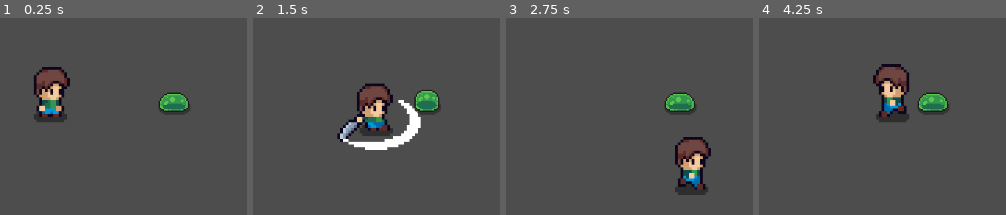
Above: before the commit, frames 1-4 (left to right).
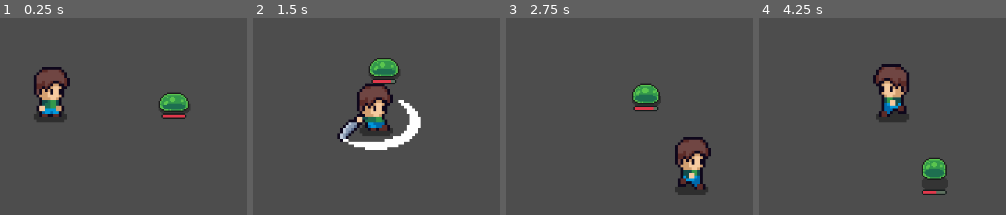
Above: after the commit, the same moments.

Repository: gawlowski-mateusz/Plants-Rescue
Game: Godot game, scene res://scenes/main.tscn
The game is run twice, just before and just after one commit, with the same random seed, the same clock (stepped at 60 frames per second) and the same inputs.
Inputs (mouse positions are in pixels of both pictures, inside the frame that each line leads up to):
- Up to frame 1 (0.25 s): no input
- Up to frame 2 (1.5 s): move the mouse to (outside the picture) at 0.52 s; hold D (right) 0.53-1.28 s; click (outside the picture) at 0.6 s; move the mouse to (outside the picture) at 1.27 s; hold S (down) from 1.28 s (still down); click (outside the picture) at 1.35 s
- Up to frame 3 (2.75 s): move the mouse to (691, 27) at 2.02 s; release S (down) at 2.03 s; hold D (right) from 2.03 s (still down); click (691, 27) at 2.1 s
- Up to frame 4 (4.25 s): move the mouse to (outside the picture) at 2.77 s; release D (right) at 2.78 s; hold W (up) 2.78-3.53 s; click (outside the picture) at 2.85 s; move the mouse to (outside the picture) at 3.52 s; hold A (left) from 3.53 s (still down); click (outside the picture) at 3.6 s

The runs differ from the first frame. In frame 1, 0.2% of the frame differs, in the area x 65-76%, y 48-52%; in frame 2, 2.5%; in frame 3, 2.5%; in frame 4, 2.9%, in the area x 64-77%, y 38-90%.

Commit message:
feat(combat): add slime damage system, enemy health bar, and hit reactions

Diff:
--- /dev/null
+++ b/game/scenes/health_bar.tscn
@@ -0,0 +1,19 @@
+[gd_scene format=3 uid="uid://bt4adovk3nmxy"]
+
+[ext_resource type="Script" uid="uid://o6vcn2v4n4hk" path="res://scripts/health_bar.gd" id="1_6opq1"]
+[ext_resource type="Texture2D" uid="uid://uerbwpjiohay" path="res://assets/images/UI/LifeBarMiniUnder.png" id="1_y3kqx"]
+[ext_resource type="Texture2D" uid="uid://blcg6sucxu4c2" path="res://assets/images/UI/LifeBarMiniProgress.png" id="2_6opq1"]
+
+[node name="HealthBar" type="Node2D" unique_id=646564880]
+script = ExtResource("1_6opq1")
+
+[node name="HealthUnder" type="Sprite2D" parent="." unique_id=1571734341]
+texture = ExtResource("1_y3kqx")
+centered = false
+region_rect = Rect2(0, 0, 18, 4)
+
+[node name="Health" type="Sprite2D" parent="." unique_id=2086098283]
+texture = ExtResource("2_6opq1")
+centered = false
+region_enabled = true
+region_rect = Rect2(0, 0, 18, 4)
--- a/game/scenes/player.tscn
+++ b/game/scenes/player.tscn
@@ -420,6 +420,9 @@
 "name": &"run_up",
 "speed": 7.0
 }]
+
+[sub_resource type="RectangleShape2D" id="RectangleShape2D_dqkch"]
+size = Vector2(52, 69)
 
 [sub_resource type="RectangleShape2D" id="RectangleShape2D_qhqgy"]
 custom_solver_bias = 1.0
@@ -434,12 +437,17 @@
 animation = &"attack_right"
 frame = 1
 
+[node name="CollisionShape2D" type="CollisionShape2D" parent="." unique_id=2063646738]
+position = Vector2(-2, -5.5)
+shape = SubResource("RectangleShape2D_dqkch")
+
 [node name="SwingScissors" type="AudioStreamPlayer2D" parent="." unique_id=1270547037]
 stream = ExtResource("3_qhqgy")
 pitch_scale = 0.8
 
 [node name="Hitbox" type="Area2D" parent="." unique_id=14252756]
 position = Vector2(24, 0)
+collision_mask = 2
 metadata/_edit_group_ = true
 
 [node name="CollisionShape2D" type="CollisionShape2D" parent="Hitbox" unique_id=1765491857]
--- a/game/scenes/slime.tscn
+++ b/game/scenes/slime.tscn
@@ -1,6 +1,9 @@
 [gd_scene format=3 uid="uid://n30k8ab5e7bs"]
 
 [ext_resource type="Texture2D" uid="uid://booyr5raeykwm" path="res://assets/images/enemies/Slime_Green.png" id="1_371uh"]
+[ext_resource type="Script" uid="uid://dsn4hc756cvfu" path="res://scripts/slime.gd" id="1_p2gj0"]
+[ext_resource type="AudioStream" uid="uid://dm2rtp12bfgn2" path="res://assets/audio/hit_enemy.mp3" id="3_n6pvg"]
+[ext_resource type="PackedScene" uid="uid://bt4adovk3nmxy" path="res://scenes/health_bar.tscn" id="4_pjw23"]
 
 [sub_resource type="AtlasTexture" id="AtlasTexture_p2gj0"]
 atlas = ExtResource("1_371uh")
@@ -138,7 +141,7 @@
 "duration": 1.0,
 "texture": SubResource("AtlasTexture_tyl0w")
 }],
-"loop": true,
+"loop": false,
 "name": &"die",
 "speed": 8.0
 }, {
@@ -163,13 +166,33 @@
 [sub_resource type="RectangleShape2D" id="RectangleShape2D_371uh"]
 size = Vector2(22, 16)
 
+[sub_resource type="CircleShape2D" id="CircleShape2D_n6pvg"]
+radius = 71.0
+
 [node name="Slime" type="CharacterBody2D" unique_id=2013486051]
+collision_layer = 2
+collision_mask = 0
+script = ExtResource("1_p2gj0")
 
 [node name="AnimatedSprite2D" type="AnimatedSprite2D" parent="." unique_id=2121493909]
 sprite_frames = SubResource("SpriteFrames_24adn")
-animation = &"idle"
+animation = &"die"
 autoplay = "idle"
-frame_progress = 0.1583341
 
 [node name="CollisionShape2D" type="CollisionShape2D" parent="." unique_id=283031764]
 shape = SubResource("RectangleShape2D_371uh")
+
+[node name="Sight" type="Area2D" parent="." unique_id=1276805441]
+
+[node name="CollisionShape2D" type="CollisionShape2D" parent="Sight" unique_id=831686093]
+shape = SubResource("CircleShape2D_n6pvg")
+
+[node name="TakeDamage" type="AudioStreamPlayer2D" parent="." unique_id=2006527136]
+stream = ExtResource("3_n6pvg")
+pitch_scale = 4.0
+
+[node name="HealthBar" parent="." unique_id=646564880 instance=ExtResource("4_pjw23")]
+position = Vector2(-9, 9)
+
+[connection signal="body_entered" from="Sight" to="." method="_on_sight_body_entered"]
+[connection signal="body_exited" from="Sight" to="." method="_on_sight_body_exited"]
--- /dev/null
+++ b/game/scripts/health_bar.gd
@@ -0,0 +1,11 @@
+extends Node2D
+
+
+@onready var health_bar: Sprite2D = $Health
+@onready var default_width = health_bar.region_rect.size.x
+@onready var default_height = health_bar.region_rect.size.y
+
+func update_health(new_health: int) -> void:
+	# Resize health bar
+	var new_width = (new_health / 100.0) * default_width
+	health_bar.region_rect = Rect2(0,0, new_width, default_height)
--- a/game/scripts/player.gd
+++ b/game/scripts/player.gd
@@ -7,6 +7,7 @@
 var last_direction: Vector2 = Vector2.RIGHT
 var is_attacking: bool = false
 var hitbox_offset: Vector2
+var strenght: int = 20
 
 
 @onready var animated_sprite_2d: AnimatedSprite2D = $AnimatedSprite2D
@@ -109,5 +110,4 @@
 
 func _on_hitbox_body_entered(body: Node2D) -> void:
 	if is_attacking and body.name.begins_with("Slime"):
-		print(body.name)
-		print("hit")
+		body.take_damage(strenght, position)
--- /dev/null
+++ b/game/scripts/slime.gd
@@ -0,0 +1,62 @@
+extends CharacterBody2D
+
+
+const SPEED: int = 100.0
+const KNOCKBACK_FORCE: int = 100
+
+var is_alive: bool = true
+var health = 100
+var target = null
+
+@onready var animated_sprite_2d: AnimatedSprite2D = $AnimatedSprite2D
+@onready var take_damage_sound: AudioStreamPlayer2D = $TakeDamage
+@onready var health_bar: Node2D = $HealthBar
+
+
+func _physics_process(delta: float) -> void:
+	if is_alive and target:
+		_attack(delta)
+
+
+func _attack(delta: float) -> void:
+	var direction = (target.position - position).normalized()
+	position += direction * SPEED * delta
+	animated_sprite_2d.play("attack")
+
+
+func take_damage(damage: int, attacker_position: Vector2):
+	health -= damage
+	print(health)
+	health_bar.update_health(health)
+
+	if health <= 0:
+		_die()
+	else:
+		take_damage_sound.play()
+		var knockback_direction = (position - attacker_position).normalized()
+		var targer_position = position + knockback_direction * KNOCKBACK_FORCE
+		var tween = create_tween()
+		tween.set_ease(Tween.EASE_OUT)
+		tween.set_trans(Tween.TRANS_CUBIC)
+		tween.tween_property(self, "position", targer_position, 0.5)
+
+
+func _die() -> void:
+	is_alive = false
+	animated_sprite_2d.play("die")
+	take_damage_sound.pitch_scale = 0.5
+	take_damage_sound.play()
+
+	# Disable collision
+	$CollisionShape2D.set_deferred("disabled", true)
+	$Sight/CollisionShape2D.set_deferred("disabled", true)
+
+func _on_sight_body_entered(body: Node2D) -> void:
+	if body.name == "Player":
+		target = body
+
+
+func _on_sight_body_exited(body: Node2D) -> void:
+	if body.name == "Player" and is_alive:
+			target = null
+			animated_sprite_2d.play("idle")
Not shown, added: game/assets/audio/hit_enemy.mp3.import
Binary file added: game/assets/images/UI/LifeBarMiniProgress.png
Not shown, added: game/assets/images/UI/LifeBarMiniProgress.png.import
Binary file added: game/assets/images/UI/LifeBarMiniUnder.png
Not shown, added: game/assets/images/UI/LifeBarMiniUnder.png.import
Not shown, added: game/scripts/health_bar.gd.uid
Not shown, added: game/scripts/slime.gd.uid
Not shown, added: game/assets/audio/hit_enemy.mp3
